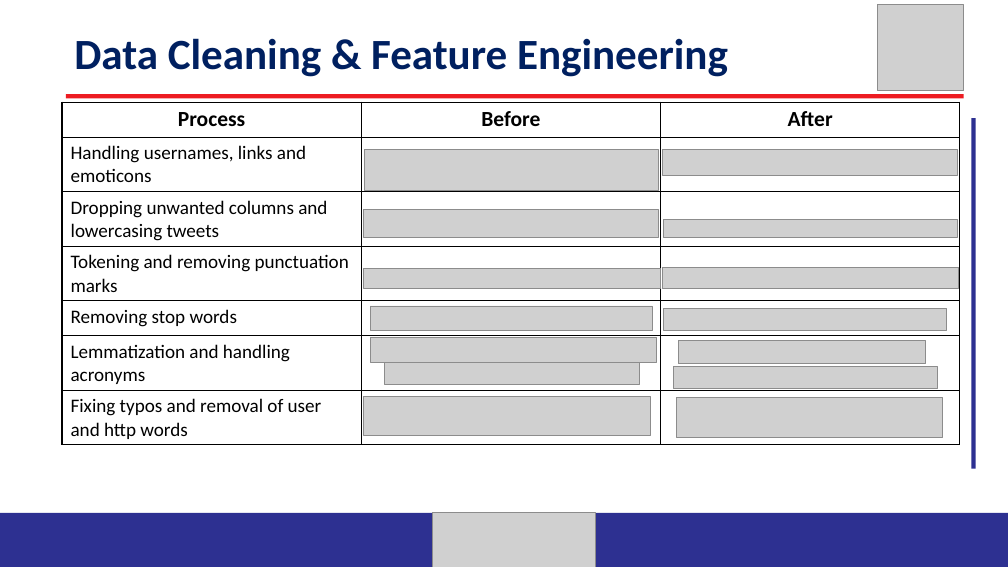
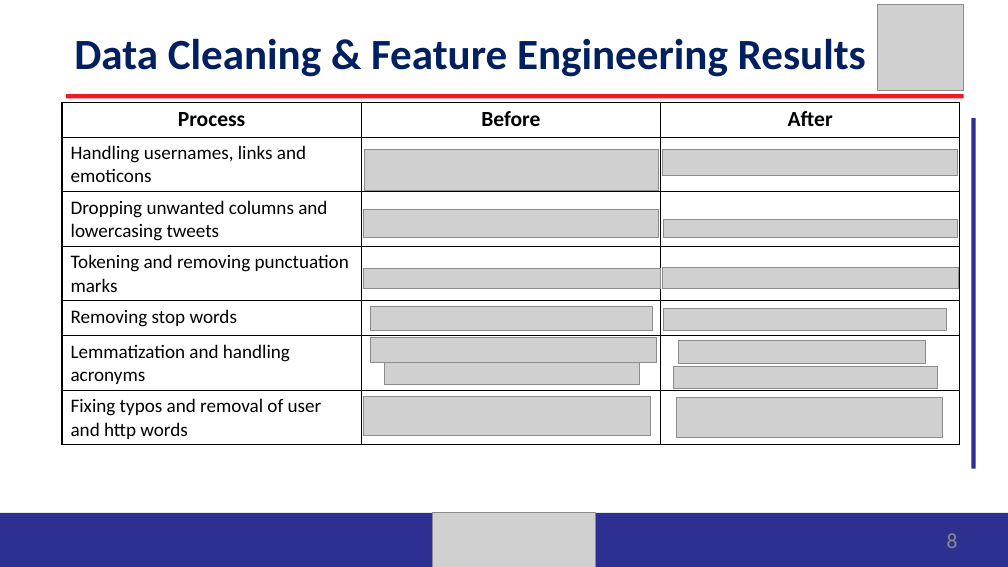
Before and after one commit to Rushanthi23/canadapost_sentiment_analysis, a slide deck: slide 8 of FinalProject_Group2_NLP.pptx (slide 5 before the commit). Drawn at 1008x567 pixels with LibreOffice and Linux fonts; fonts in the diff are those of the drawing; grey boxes stand for pictures. Boxes give left, top, right and bottom in pixels: in the first picture for what was removed or moved away, otherwise in the second. Text is boxed around its words. In the diff, an @@ line names an element or a change of style, - is before the commit and + after.

```diff
--- a/FinalProject_Group2_NLP.pptx
+++ b/FinalProject_Group2_NLP.pptx
@@ text at box(74, 38, 866, 77): text changed @@
-Data Cleaning & Feature Engineering
+Data Cleaning & Feature Engineering Results
@@ page number added at box(947, 533, 958, 548), 18 pt, text #8C8C8C @@
+8
```
Also in this commit, not shown: 10 other slides changed, 6 slides added, 1 other file.
